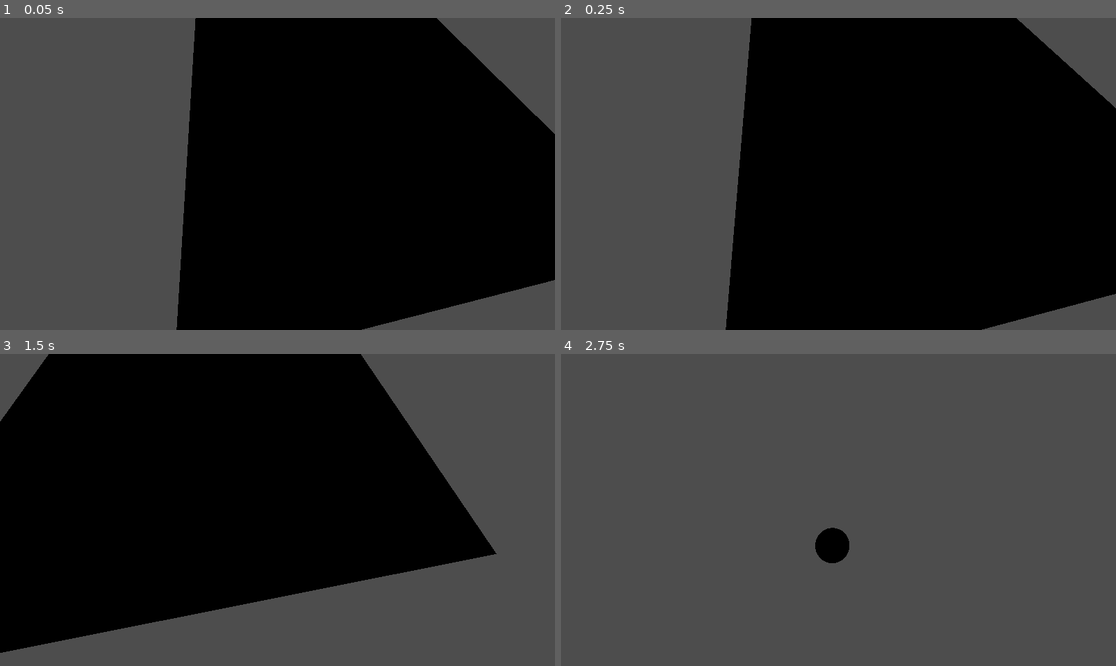
Above: before the commit, frames 1-4 (two rows, left to right).
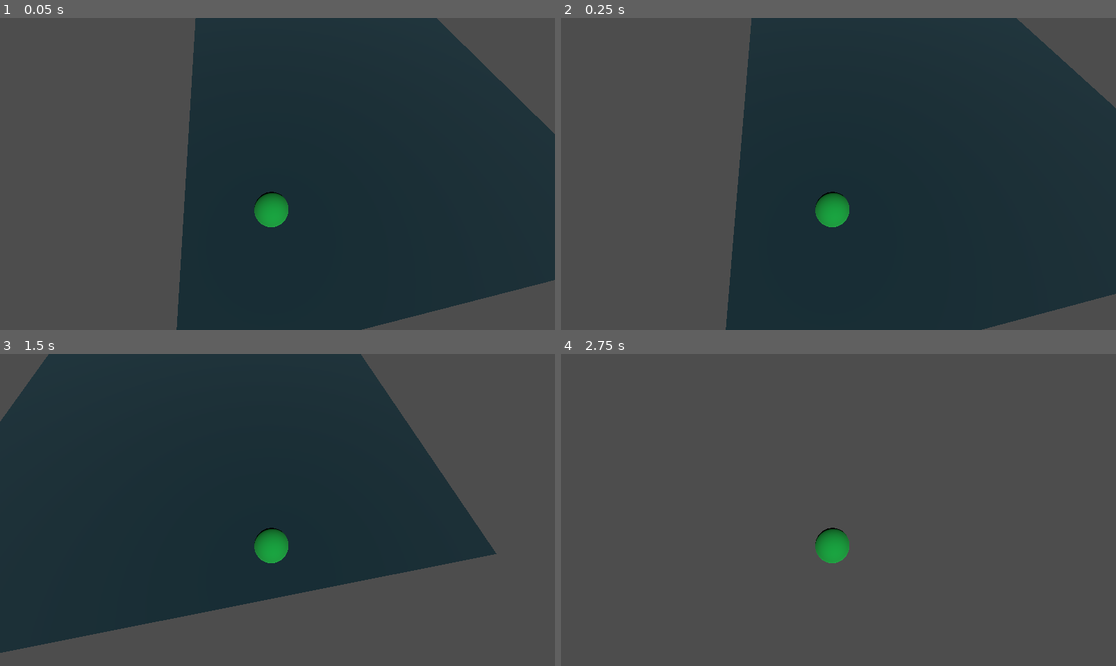
Above: after the commit, the same moments.

Repository: kjrobb18/godot_practice3d
Game: Godot game, scene res://practice3d.tscn
Same seed, same stepped clock (60 frames per second), same inputs: the game is played once before the commit and once after it.
Inputs (mouse positions are in pixels of both pictures, inside the frame that each line leads up to):
- Up to frame 1 (0.05 s): no input
- Up to frame 2 (0.25 s): no input
- Up to frame 3 (1.5 s): move the mouse to (399, 494) at 0.52 s; press the mouse at (399, 494) at 0.53 s; hold D (ui_right) 0.53-1.28 s; move the mouse to (166, 525) at 1.27 s; release the mouse at (166, 525) at 1.28 s; hold S (ui_down) from 1.28 s (still down); click (166, 525) at 1.35 s
- Up to frame 4 (2.75 s): move the mouse to (894, 441) at 2.02 s; release S (ui_down) at 2.03 s; press the mouse at (894, 441) at 2.03 s; hold D (ui_right) from 2.03 s (still down)

The runs differ from the first frame. In frame 1, 60% of the frame differs, in the area x 31-100%, y 0-100%; in frame 2, 64%, in the area x 29-100%, y 0-100%; in frame 3, 63%; in frame 4, 0.5%.

Commit message:
broke out player and projectile into their own packed scenes

Diff:
--- a/player.gd
+++ b/player.gd
@@ -1,8 +1,17 @@
 extends CharacterBody3D
 
 
+@export var projectile_blueprint: PackedScene
+
 const SPEED = 5.0
 const DASH_VELOCITY = 20
+
+
+func shoot() -> void:
+	var new_projectile = projectile_blueprint.instantiate()
+	owner.add_child(new_projectile)
+
+	print("Bang!")
 
 
 func _physics_process(delta: float) -> void:
@@ -21,6 +30,8 @@
 		velocity.x = move_toward(velocity.x, 0, SPEED)
 		velocity.z = move_toward(velocity.z, 0, SPEED)
 
+	if Input.is_action_pressed("shoot"):
+		shoot()
 
 
 	move_and_slide()
--- /dev/null
+++ b/player.tscn
@@ -0,0 +1,30 @@
+[gd_scene format=3 uid="uid://c7mit0cjacpbr"]
+
+[ext_resource type="Script" uid="uid://0lofld5nfu4l" path="res://player.gd" id="1_4flbx"]
+[ext_resource type="PackedScene" uid="uid://c3kie0xjil7s1" path="res://projectile.tscn" id="2_onrkg"]
+
+[sub_resource type="SphereShape3D" id="SphereShape3D_h1mgu"]
+
+[sub_resource type="StandardMaterial3D" id="StandardMaterial3D_y1pi2"]
+albedo_color = Color(0, 0.6326768, 0.22727755, 1)
+
+[sub_resource type="SphereMesh" id="SphereMesh_h1mgu"]
+material = SubResource("StandardMaterial3D_y1pi2")
+
+[node name="Player" type="CharacterBody3D" unique_id=1996616343]
+transform = Transform3D(0.4995182, 0.0053943326, -0.021272158, -0.0042515714, 0.49926475, 0.026770337, 0.021529693, -0.026563661, 0.49882948, 0, 0, 0)
+script = ExtResource("1_4flbx")
+projectile_blueprint = ExtResource("2_onrkg")
+
+[node name="CollisionShape3D" type="CollisionShape3D" parent="." unique_id=1497907126]
+transform = Transform3D(1, 0, 0, 0, 0.9965558, -0.08292485, 0, 0.08292485, 0.9965558, 0, -0.0010932684, 0)
+shape = SubResource("SphereShape3D_h1mgu")
+
+[node name="MeshInstance3D" type="MeshInstance3D" parent="." unique_id=191123590]
+mesh = SubResource("SphereMesh_h1mgu")
+
+[node name="Camera3D" type="Camera3D" parent="." unique_id=1625431029]
+transform = Transform3D(1.9828256, 0.19649702, -0.1725992, 0.074611336, 0.8400444, 1.8134936, 0.25066856, -1.8043598, 0.8255005, -0.09972525, 4.3848286, 0.8906869)
+fov = 92.81249
+near = 0.005
+far = 4002.55
--- a/practice3d.tscn
+++ b/practice3d.tscn
@@ -1,7 +1,6 @@
 [gd_scene format=3 uid="uid://csa0teqgfd8wn"]
 
-[ext_resource type="Script" uid="uid://ca32igl0uh1k3" path="res://player.gd" id="1_j35kn"]
-[ext_resource type="Script" uid="uid://61vqol3s6q2w" path="res://projectile.gd" id="2_5y5ao"]
+[ext_resource type="PackedScene" uid="uid://c7mit0cjacpbr" path="res://player.tscn" id="1_5y5ao"]
 
 [sub_resource type="BoxShape3D" id="BoxShape3D_gv4ug"]
 size = Vector3(9.015182, 1, 11.163008)
@@ -12,16 +11,6 @@
 [sub_resource type="BoxMesh" id="BoxMesh_y1pi2"]
 material = SubResource("StandardMaterial3D_e3k4a")
 size = Vector3(9, 1.0163574, 11)
-
-[sub_resource type="SphereShape3D" id="SphereShape3D_h1mgu"]
-
-[sub_resource type="StandardMaterial3D" id="StandardMaterial3D_y1pi2"]
-albedo_color = Color(0, 0.6326768, 0.22727755, 1)
-
-[sub_resource type="SphereMesh" id="SphereMesh_h1mgu"]
-material = SubResource("StandardMaterial3D_y1pi2")
-
-[sub_resource type="CapsuleShape3D" id="CapsuleShape3D_h1mgu"]
 
 [node name="Node3D" type="Node3D" unique_id=244439099]
 
@@ -37,28 +26,8 @@
 transform = Transform3D(1, 0, 0, 0, 1, 0, 0, 0, 1, 3.5216348, -0.0043172836, -3.637586)
 mesh = SubResource("BoxMesh_y1pi2")
 
-[node name="Player" type="CharacterBody3D" parent="." unique_id=457215161]
-transform = Transform3D(0.4995182, 0.0053943326, -0.021272158, -0.0042515714, 0.49926475, 0.026770337, 0.021529693, -0.026563661, 0.49882948, 0.5993825, 1.1774946, -0.010493942)
-script = ExtResource("1_j35kn")
+[node name="Player" parent="." unique_id=1996616343 instance=ExtResource("1_5y5ao")]
+transform = Transform3D(0.4995182, 0.0053943326, -0.021272158, -0.0042515714, 0.49926475, 0.026770338, 0.021529693, -0.026563663, 0.49882948, 0.5993825, 1.1774946, -0.010493942)
 
-[node name="CollisionShape3D" type="CollisionShape3D" parent="Player" unique_id=1980615359]
-transform = Transform3D(1, 0, 0, 0, 0.9965558, -0.08292485, 0, 0.08292485, 0.9965558, 0, -0.0010932684, 0)
-shape = SubResource("SphereShape3D_h1mgu")
-
-[node name="MeshInstance3D" type="MeshInstance3D" parent="Player" unique_id=319742818]
-mesh = SubResource("SphereMesh_h1mgu")
-
-[node name="Camera3D" type="Camera3D" parent="Player" unique_id=1629274179]
-transform = Transform3D(1.9828256, 0.19649702, -0.1725992, 0.074611336, 0.8400444, 1.8134936, 0.25066856, -1.8043598, 0.8255005, -0.09972525, 4.3848286, 0.8906869)
-fov = 92.81249
-near = 0.005
-far = 4002.55
-
-[node name="Node3D" type="Node3D" parent="." unique_id=1515974375]
-transform = Transform3D(0.1, 0, 0, 0, 0.1, 0, 0, 0, 0.1, 1.355362, 1.9628015, 0)
-script = ExtResource("2_5y5ao")
-
-[node name="Area3D" type="Area3D" parent="Node3D" unique_id=1584855414]
-
-[node name="CollisionShape3D" type="CollisionShape3D" parent="Node3D/Area3D" unique_id=2025372270]
-shape = SubResource("CapsuleShape3D_h1mgu")
+[node name="DirectionalLight3D" type="DirectionalLight3D" parent="." unique_id=1198806136]
+transform = Transform3D(-0.027395913, 0.9987987, 0.04062718, -0.5584166, -0.04900106, 0.82811224, 0.82910824, 0, 0.55908823, 2.931861, 6.2403245, 0)
--- a/project.godot
+++ b/project.godot
@@ -18,6 +18,15 @@
 run/main_scene="uid://csa0teqgfd8wn"
 config/features=PackedStringArray("4.7", "Forward Plus")
 config/icon="res://icon.svg"
+
+[dotnet]
+
+project/assembly_name="Practice Game"
+
+[editor]
+
+version_control/plugin_name="GitPlugin"
+version_control/autoload_on_startup=true
 
 [input]
 
@@ -49,3 +58,8 @@
 , Object(InputEventJoypadMotion,"resource_local_to_scene":false,"resource_name":"","device":-1,"axis":1,"axis_value":1.0,"script":null)
 ]
 }
+shoot={
+"deadzone": 0.2,
+"events": [Object(InputEventMouseButton,"resource_local_to_scene":false,"resource_name":"","device":-1,"window_id":0,"alt_pressed":false,"shift_pressed":false,"ctrl_pressed":false,"meta_pressed":false,"button_mask":1,"position":Vector2(373, 0),"global_position":Vector2(382, 48),"factor":1.0,"button_index":1,"canceled":false,"pressed":true,"double_click":false,"script":null)
+]
+}
--- /dev/null
+++ b/projectile.tscn
@@ -0,0 +1,23 @@
+[gd_scene format=3 uid="uid://c3kie0xjil7s1"]
+
+[ext_resource type="Script" uid="uid://c3jajk7momv8o" path="res://projectile.gd" id="1_a85iw"]
+
+[sub_resource type="CapsuleShape3D" id="CapsuleShape3D_h1mgu"]
+
+[sub_resource type="StandardMaterial3D" id="StandardMaterial3D_m5wh8"]
+albedo_color = Color(1, 0.14509805, 1, 1)
+
+[sub_resource type="CapsuleMesh" id="CapsuleMesh_yq2i7"]
+material = SubResource("StandardMaterial3D_m5wh8")
+
+[node name="Projectile" type="Node3D" unique_id=1017215754]
+transform = Transform3D(0.1, 0, 0, 0, 0.1, 0, 0, 0, 0.1, 0, 0, 0)
+script = ExtResource("1_a85iw")
+
+[node name="Area3D" type="Area3D" parent="." unique_id=1952180980]
+
+[node name="CollisionShape3D" type="CollisionShape3D" parent="Area3D" unique_id=2002456052]
+shape = SubResource("CapsuleShape3D_h1mgu")
+
+[node name="MeshInstance3D" type="MeshInstance3D" parent="Area3D" unique_id=91282974]
+mesh = SubResource("CapsuleMesh_yq2i7")
Not shown, added: addons/godot-git-plugin/git_plugin.gdextension.uid
Not shown, changed: icon.svg.import
Not shown, added: new_script.gd.uid
Not shown, added: player.gd.uid
Not shown, added: projectile.gd.uid
Not shown, changed: .gitignore
Not shown, added: addons/godot-git-plugin/LICENSE
Not shown, added: addons/godot-git-plugin/THIRDPARTY.md
Not shown, added: addons/godot-git-plugin/git_plugin.gdextension
Not shown, added: addons/godot-git-plugin/linux/libgit_plugin.linux.editor.x86_64.so
Not shown, added: addons/godot-git-plugin/macos/libgit_plugin.macos.editor.universal.dylib
Not shown, added: addons/godot-git-plugin/windows/libgit_plugin.windows.editor.x86_64.dll
